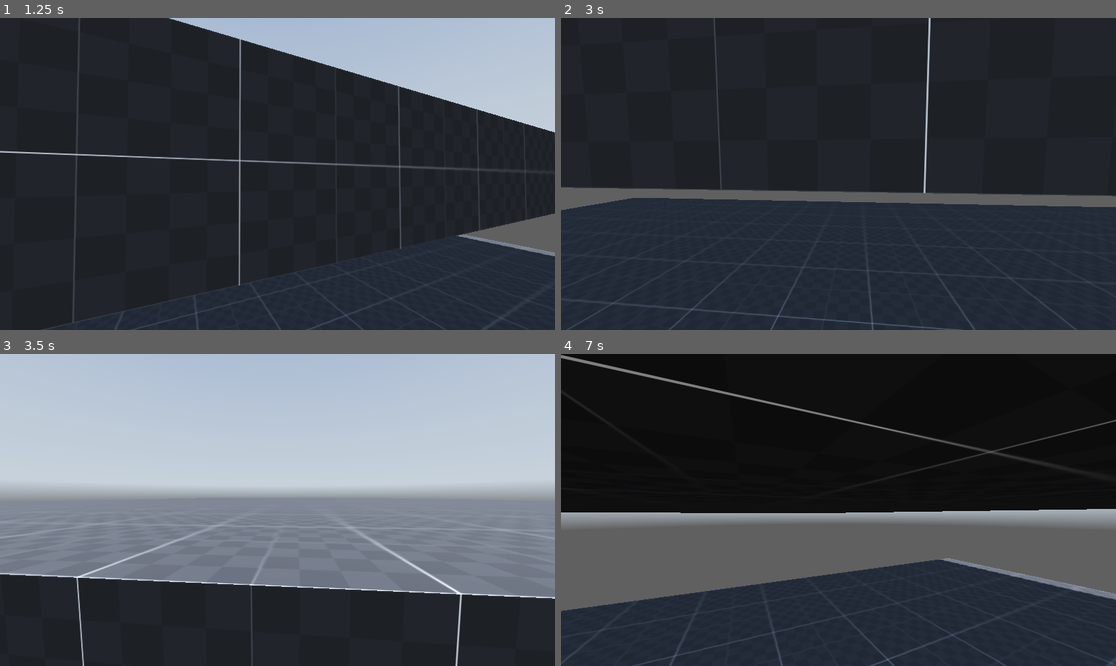
Above: before the commit, frames 1-4 (two rows, left to right).
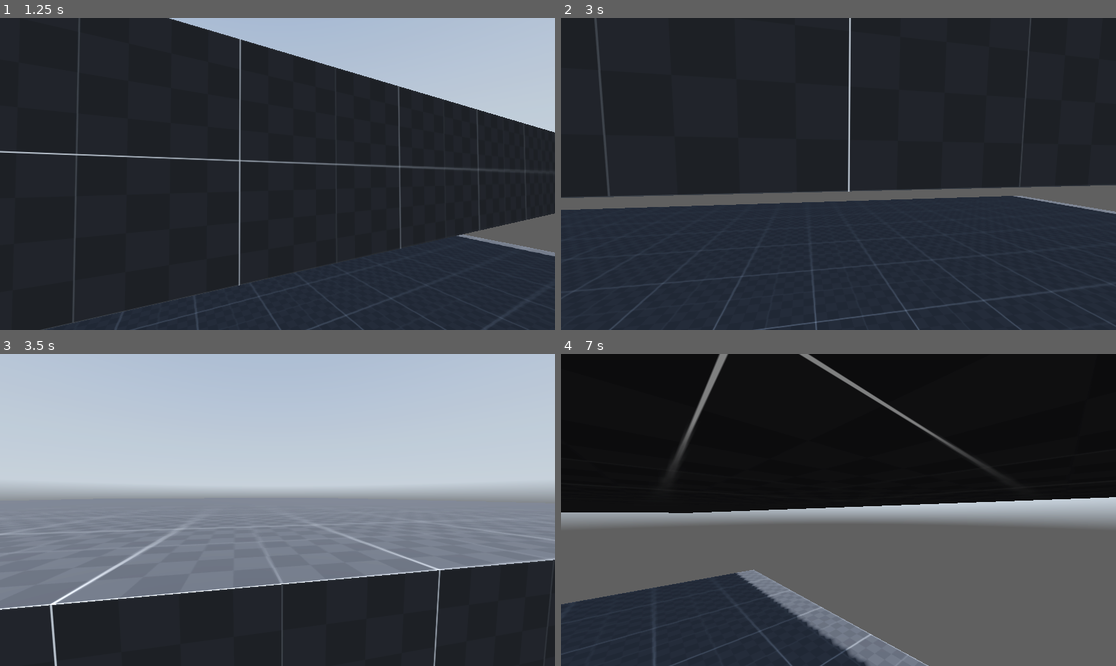
Above: after the commit, the same moments.

Repository: bonsaipropaganda/first-person-controller
Game: Godot game, scene res://scenes/world.tscn
Same seed, same stepped clock (60 frames per second), same inputs: the game is played once before the commit and once after it. A sky picture missing from this copy of the repository is replaced by a grey-blue gradient.
Inputs (mouse positions are in pixels of both pictures, inside the frame that each line leads up to):
- Up to frame 1 (1.25 s): tap Enter (ui_accept) at 0.5, 0.77 s; move the mouse to (305, 174) at 0.52 s; hold W (forward) from 0.53 s (still down); hold Ctrl (crouch) from 0.53 s (still down); tap Shift (sprint) at 0.8 s
- Up to frame 2 (3 s): keep holding W (forward); move the mouse to (810, 174) at 1.27 s; release Ctrl (crouch) at 1.28 s; tap Shift (sprint) at 1.35 s; tap Enter (ui_accept) at 1.52 s; tap Alt (free_look, bound only after the commit) at 1.55 s; move the mouse to (849, 167) at 2.02 s; hold Alt (free_look, bound only after the commit) 2.03-2.78 s; tap Ctrl (crouch) at 2.3, 2.85 s; move the mouse to (832, 180) at 2.77 s
- Up to frame 3 (3.5 s): keep holding W (forward); tap Enter (ui_accept) at 3.02 s; tap Shift (sprint) at 3.05 s
- Up to frame 4 (7 s): move the mouse to (877, 513) at 3.52 s; hold Shift (sprint) 3.53-4.28 s; tap Enter (ui_accept) at 3.77, 4.52, 6.02, 6.77 s; tap Alt (free_look, bound only after the commit) at 3.8, 4.35, 6.05 s; move the mouse to (794, 506) at 4.27 s; tap Ctrl (crouch) at 4.55, 6.8 s; move the mouse to (844, 510) at 5.02 s; hold Ctrl (crouch) 5.03-5.78 s; tap Shift (sprint) at 5.3, 5.85 s; move the mouse to (816, 503) at 5.77 s; release W (forward) at 5.78 s; hold D (right) 5.78-6.53 s; move the mouse to (866, 510) at 6.52 s; hold W (forward) from 6.53 s (still down); hold Alt (free_look, bound only after the commit) from 6.53 s (still down)

Frame 1 is identical in both runs. In frame 2, 5.2% of the frame differs, in the area x 0-100%, y 0-100%; in frame 3, 7.7%; in frame 4, 22%.

Commit message:
added free look

Diff:
--- a/code/player.gd
+++ b/code/player.gd
@@ -1,10 +1,19 @@
 extends CharacterBody3D
 
 # player nodes
-@onready var head = $Head
+@onready var neck = $Neck
+@onready var head = $Neck/Head
+@onready var camera_3d = $Neck/Head/Camera3D
 @onready var standing_shape = $StandingShape
 @onready var crouch_shape = $CrouchShape
 @onready var ray_cast_3d = $RayCast3D
+
+# state machine
+var free_looking = false
+var sprinting = false
+var walking = false
+var crouching = false
+var sliding = false
 
 # speed vars
 var current_speed = 5.0
@@ -13,15 +22,15 @@
 const sprint_speed = 8
 const crouch_speed = 3
 
-
 # Input
 var mouse_sen = 0.4
 var direction = Vector3.ZERO
 const JUMP_VELOCITY = 4.5
 
 # camera/head height
-var crouch_height = 1.3
-var normal_height = 1.8
+var crouch_height = -0.5
+var normal_height = 0.0
+var free_look_tilt = .1
 
 # Get the gravity from the project settings to be synced with RigidBody nodes.
 var gravity = ProjectSettings.get_setting("physics/3d/default_gravity")
@@ -32,7 +41,12 @@
 func _input(event):
 	# camera movement
 	if event is InputEventMouseMotion:
-		rotate_y(deg_to_rad(-event.relative.x * mouse_sen))
+		# first check if free looking
+		if free_looking:
+			neck.rotate_y(deg_to_rad(-event.relative.x * mouse_sen))
+			neck.rotation.y = clamp(neck.rotation.y,deg_to_rad(-80),deg_to_rad(80))
+		else:
+			rotate_y(deg_to_rad(-event.relative.x * mouse_sen))
 		head.rotate_x(deg_to_rad(-event.relative.y * mouse_sen))
 		head.rotation.x = clamp(head.rotation.x,deg_to_rad(-89),deg_to_rad(89))
 
@@ -40,8 +54,6 @@
 	# release the mouse
 	if Input.is_action_just_pressed("escape"):
 		Input.set_mouse_mode(Input.MOUSE_MODE_VISIBLE)
-
-	# crouching
 
 	# crouching is checked first because it overrides other movement types
 	if Input.is_action_pressed("crouch"):
@@ -52,7 +64,6 @@
 		crouch_shape.disabled = false
 
 	# standing
-
 	# check if something is above your head before letting you stand
 	elif !ray_cast_3d.is_colliding():
 		standing_shape.disabled = false
@@ -64,6 +75,15 @@
 			current_speed = sprint_speed
 		else:
 			current_speed = walk_speed
+
+	if Input.is_action_pressed("free_look"):
+		# toggles free look
+		free_looking = true
+		camera_3d.rotation.z = neck.rotation.y * free_look_tilt
+	else: # not freelooking
+		free_looking = false
+		neck.rotation.y = lerp(neck.rotation.y, 0.0, delta * lerp_speed) # reset neck
+		camera_3d.rotation.z = lerp(camera_3d.rotation.z, 0.0, delta * lerp_speed)
 
 	# Add the gravity.
 	if not is_on_floor():
--- a/project.godot
+++ b/project.godot
@@ -57,3 +57,8 @@
 "events": [Object(InputEventKey,"resource_local_to_scene":false,"resource_name":"","device":-1,"window_id":0,"alt_press …(182 unchanged characters)…
 ]
 }
+free_look={
+"deadzone": 0.5,
+"events": [Object(InputEventKey,"resource_local_to_scene":false,"resource_name":"","device":-1,"window_id":0,"alt_pressed":false,"shift_pressed":false,"ctrl_pressed":false,"meta_pressed":false,"pressed":false,"keycode":0,"physical_keycode":4194328,"key_label":0,"unicode":0,"echo":false,"script":null)
+]
+}
--- a/scenes/player.tscn
+++ b/scenes/player.tscn
@@ -19,10 +19,12 @@
 shape = SubResource("CapsuleShape3D_nwf7m")
 disabled = true
 
-[node name="Head" type="Node3D" parent="."]
+[node name="RayCast3D" type="RayCast3D" parent="."]
+target_position = Vector3(0, 2, 0)
+
+[node name="Neck" type="Node3D" parent="."]
 transform = Transform3D(1, 0, 0, 0, 1, 0, 0, 0, 1, 0, 1.8, 0)
 
-[node name="Camera3D" type="Camera3D" parent="Head"]
+[node name="Head" type="Node3D" parent="Neck"]
 
-[node name="RayCast3D" type="RayCast3D" parent="."]
-target_position = Vector3(0, 2, 0)
+[node name="Camera3D" type="Camera3D" parent="Neck/Head"]
